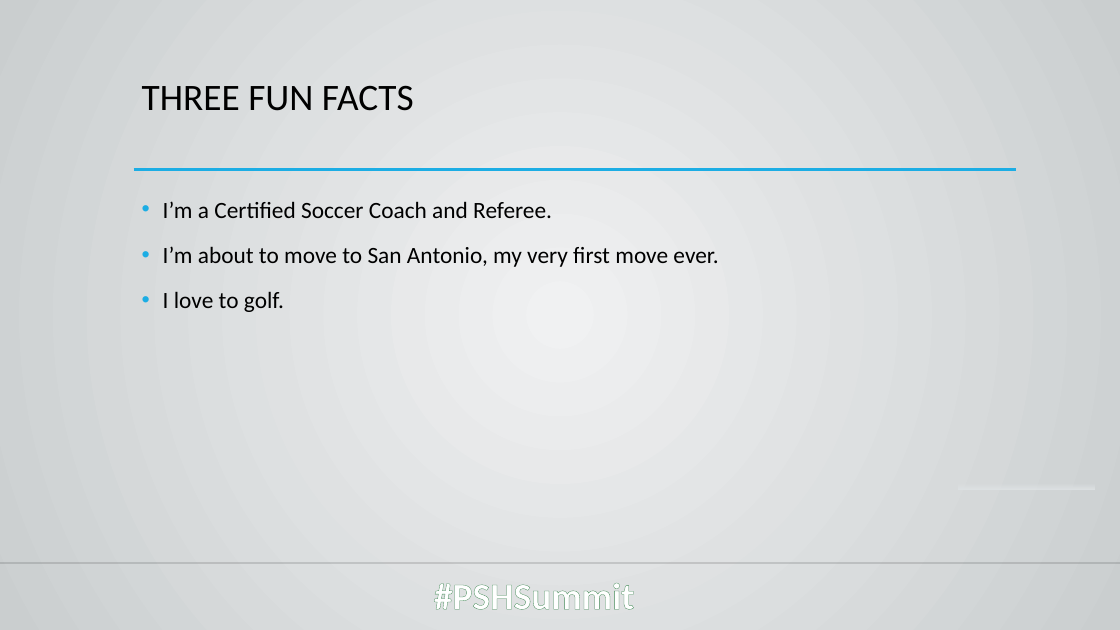
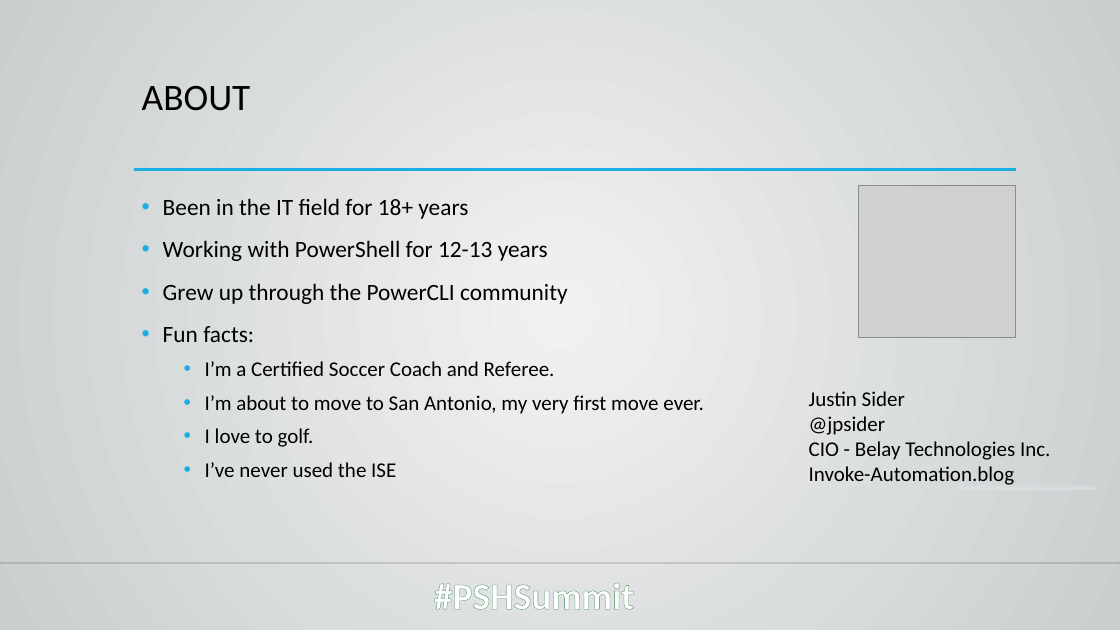
Before and after one commit to jpsider/Invoke-Automation, a slide deck: slide 2 of Powershell/PowerShellConference2022/Sider_PSConf_2022.pptx. Drawn at 1120x630 pixels with LibreOffice and Linux fonts; fonts in the diff are those of the drawing; grey boxes stand for pictures; background and template pictures are left out. Boxes give left, top, right and bottom in pixels: in the first picture for what was removed or moved away, otherwise in the second. Text is boxed around its words. In the diff, an @@ line names an element or a change of style, - is before the commit and + after.

```diff
--- a/Powershell/PowerShellConference2022/Sider_PSConf_2022.pptx
+++ b/Powershell/PowerShellConference2022/Sider_PSConf_2022.pptx
@@ title at (142,85,251,111): text changed @@
-THREE FUN FACTS
+ABOUT
@@ text at (163,198,568,342): paragraphs added @@
+• Been in the IT field for 18+ years
+• Working with PowerShell for 12-13 years
+• Grew up through the PowerCLI community
+• Fun facts:
@@ picture added at (859,185,1016,337) @@
@@ text at (205,361,704,447): size 20 to 18 pt in "I’m a Certified Soccer Coach and Referee.", "I’m about to move to San Antonio, ...", "I love to golf."; list level 1 to 2 in "I’m a Certified Soccer Coach ..."; line spacing 1.2 to 1.1; list level 1 to 2 in "I’m about to move to ..."; list level 1 to 2 in "I love to golf." @@
@@ text added at (809,391,1050,485), 18 pt, text #000000 @@
+Justin Sider
+@jpsider
+CIO - Belay Technologies Inc.
+Invoke-Automation.blog
@@ text at (205,462,396,477): paragraph added @@
+  • I’ve never used the ISE
```
Also in this commit, not shown: 3 other slides changed, 1 slide added, 3 other files.
